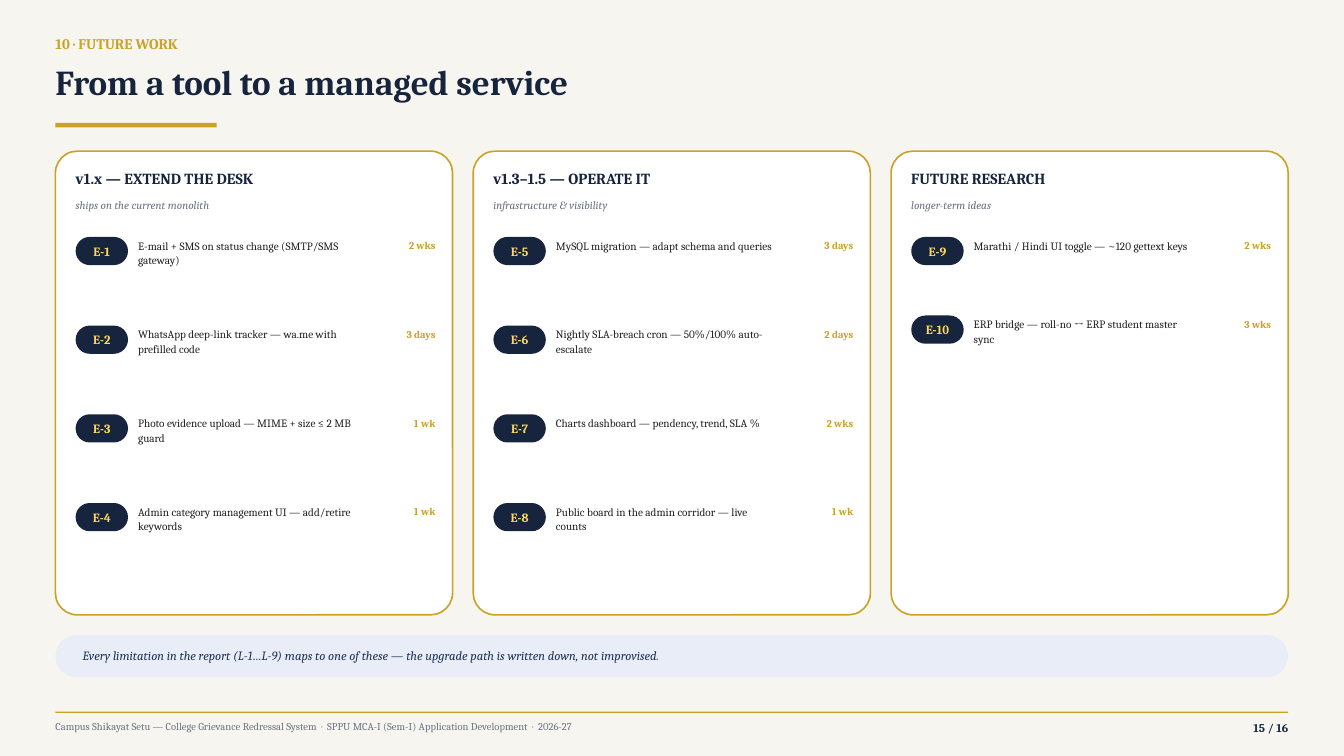
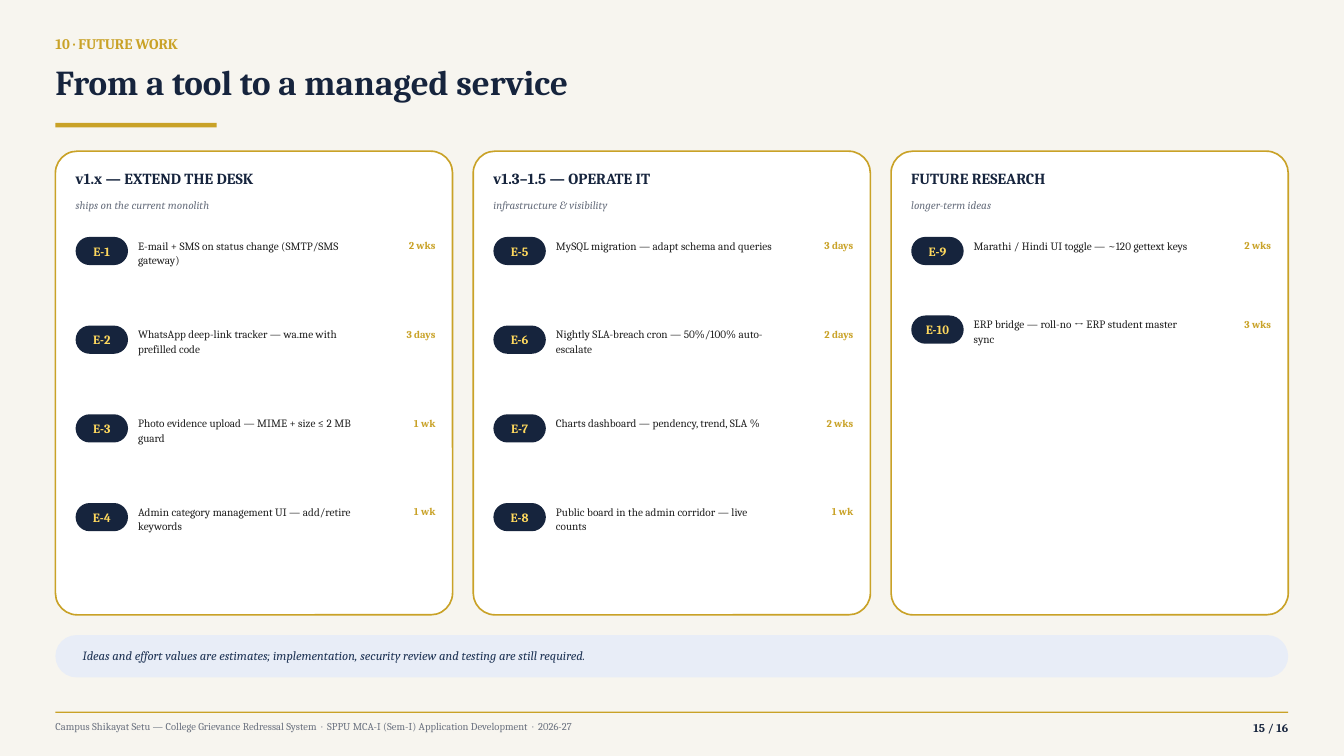
Before and after one commit to Yashwant-git392/Yashwant-git392, a slide deck: slide 15 of shikayat-setu/presentation/CampusShikayatSetu_MCA-Mini-Project_Review.pptx. Drawn at 1344x756 pixels with LibreOffice and Linux fonts; fonts in the diff are those of the drawing. Boxes give left, top, right and bottom in pixels: in the first picture for what was removed or moved away, otherwise in the second. Text is boxed around its words. In the diff, an @@ line names an element or a change of style, - is before the commit and + after.

Commit message:
Strengthen review documentation and routing report

```diff
--- a/shikayat-setu/presentation/CampusShikayatSetu_MCA-Mini-Project_Review.pptx
+++ b/shikayat-setu/presentation/CampusShikayatSetu_MCA-Mini-Project_Review.pptx
@@ text at bbox=[83, 651, 585, 663]: text changed @@
-Every limitation in the report (L-1…L-9) maps to one of these — the upgrade path is written down, not improvised.
+Ideas and effort values are estimates; implementation, security review and testing are still required.
```
Also in this commit, not shown: 8 other slides changed, 39 other files.
